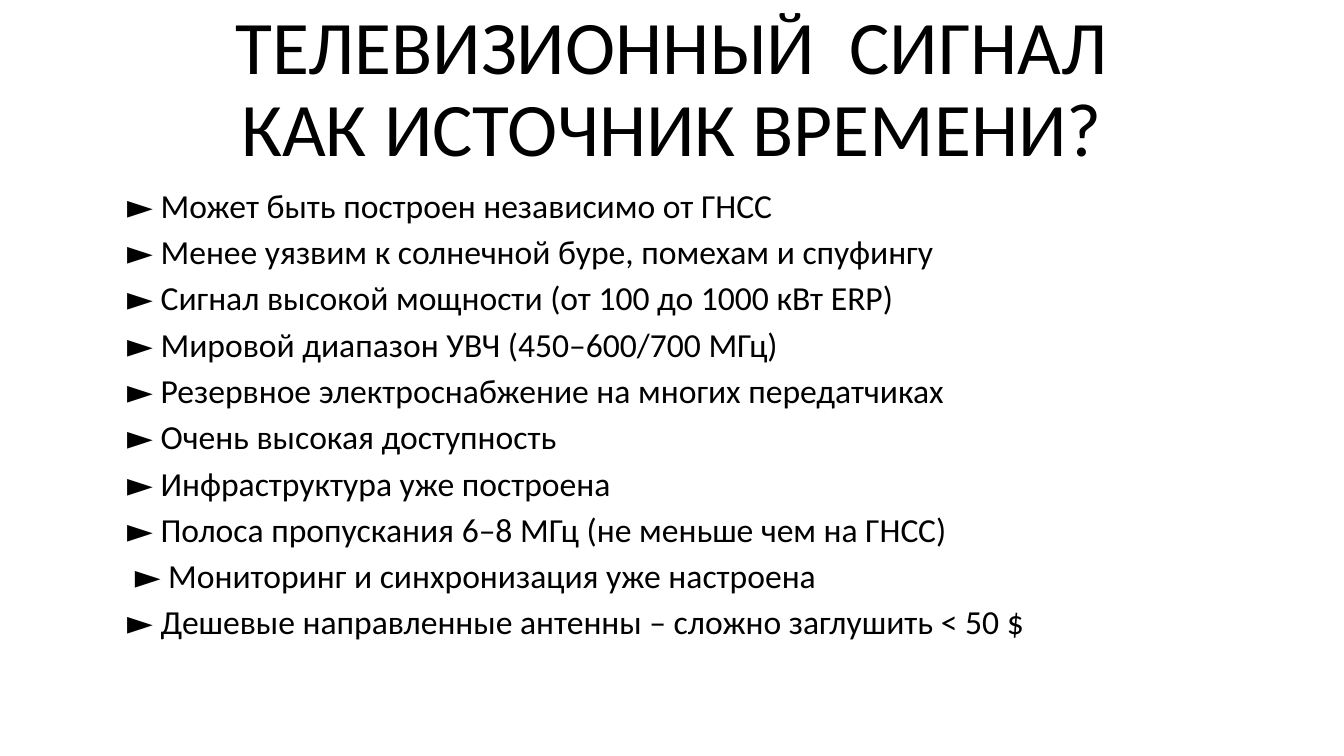
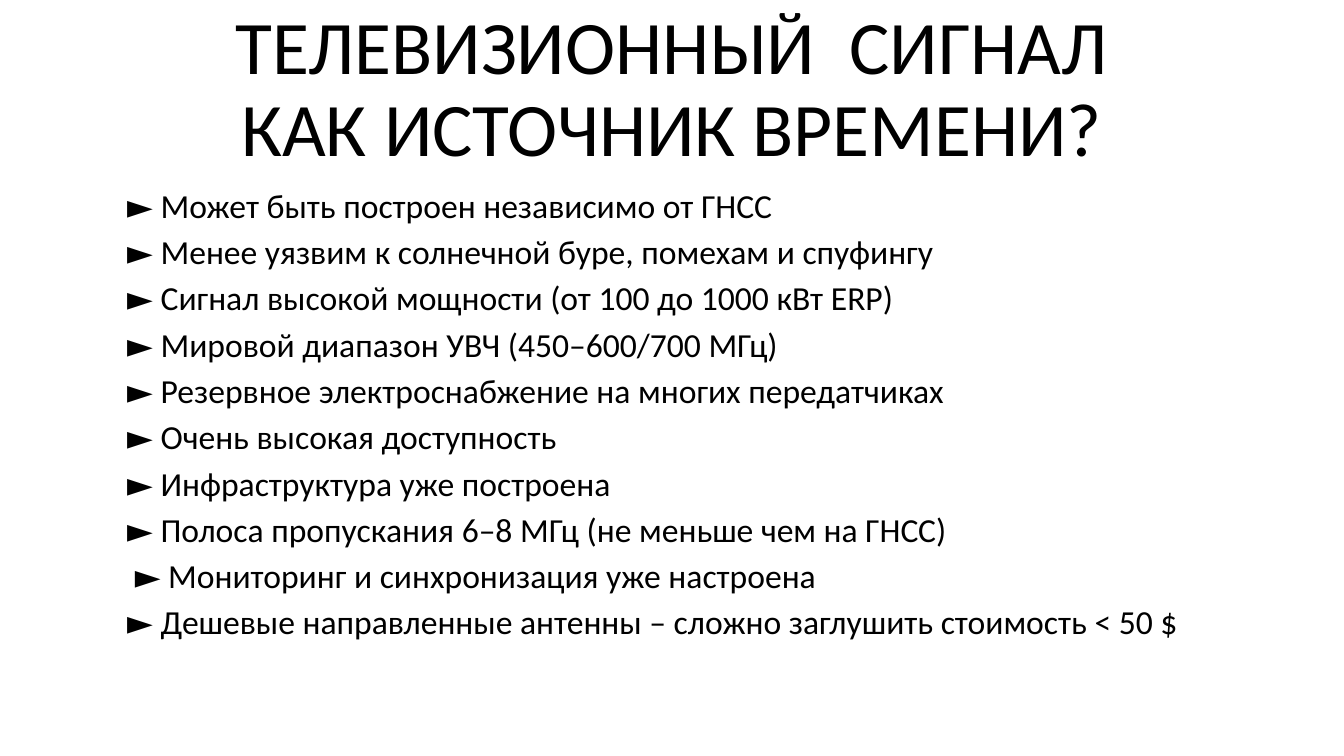
Before and after one commit to SiwaNetwork/QUANTUM, a slide deck: slide 4 of Time-Card/ДОКУМЕНТЫ/ТИПОГРАФИЯ/PNT НА ОСНОВЕ 5G и ТВ.pptx. Drawn at 1344x756 pixels with LibreOffice and Linux fonts; fonts in the diff are those of the drawing. Boxes give left, top, right and bottom in pixels: in the first picture for what was removed or moved away, otherwise in the second. Text is boxed around its words. In the diff, an @@ line names an element or a change of style, - is before the commit and + after.

```diff
--- a/Time-Card/ДОКУМЕНТЫ/ТИПОГРАФИЯ/PNT НА ОСНОВЕ 5G и ТВ.pptx
+++ b/Time-Card/ДОКУМЕНТЫ/ТИПОГРАФИЯ/PNT НА ОСНОВЕ 5G и ТВ.pptx
@@ subtitle at [161,612,1153,640]: text changed @@
-► Дешевые направленные антенны – сложно заглушить < 50 $
+► Дешевые направленные антенны – сложно заглушить стоимость < 50 $
```
Also in this commit, not shown: 6 other slides changed, 1 slide removed, 2 other files.
